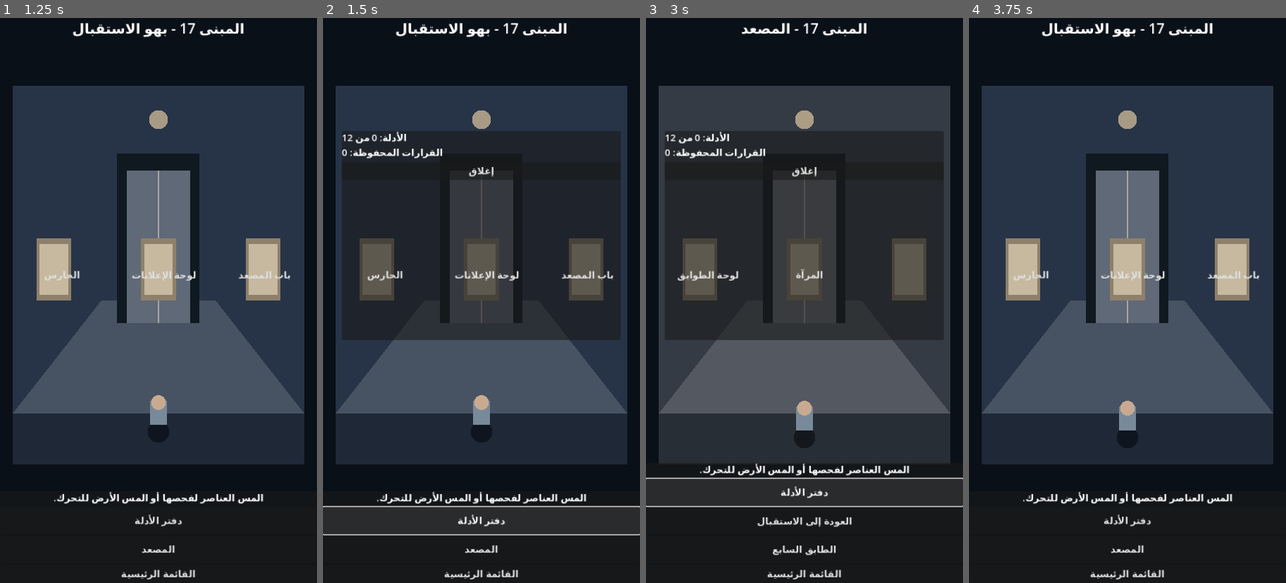
Above: before the commit, frames 1-4 (left to right).
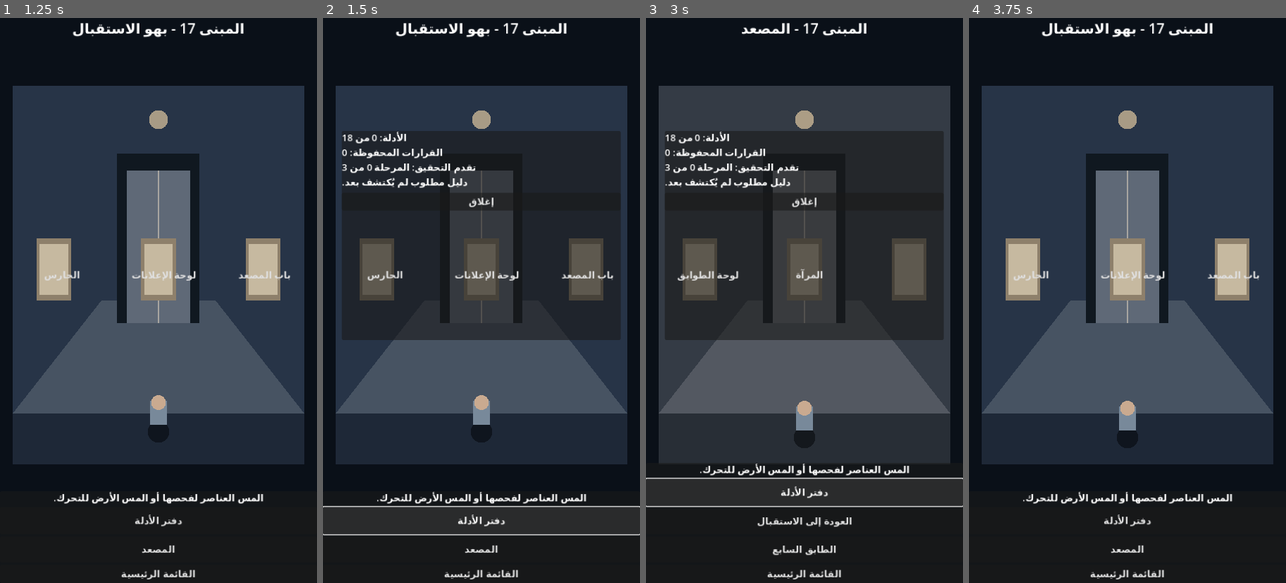
Above: after the commit, the same moments.

Repository: moh-ac-32000-del/Behind-the-Mask.-Private-
Game: Godot game, scene res://scenes/main.tscn
The game is run twice, just before and just after one commit, with the same random seed, the same clock (stepped at 60 frames per second) and the same inputs.
Inputs:
- Up to frame 1 (1.25 s): click "استكشاف المبنى - خمس مناطق" at 0.5 s
- Up to frame 2 (1.5 s): click "دفتر الأدلة" at 1.25 s
- Up to frame 3 (3 s): click "المصعد" at 2 s; click "دفتر الأدلة" at 2.75 s
- Up to frame 4 (3.75 s): click "العودة إلى الاستقبال" at 3.5 s

Frame 1 is identical in both runs. In frame 2, 0.7% of the frame differs, in the area x 6-54%, y 20-34%; in frame 3, 0.7%; in frame 4, nothing differs.

Commit message:
feat: expand exploration to eight interconnected rooms, gated investigation, clue progression and branching endings

Diff:
--- a/scripts/exploration.gd
+++ b/scripts/exploration.gd
@@ -4,9 +4,12 @@
 const ROOMS := {
  "lobby": {"title":"بهو الاستقبال", "color":"#273447", "exits":{"lift":"المصعد"}, "objects":{"guard":"الحارس", "board":"لوحة الإعلانات", "lift":"باب المصعد"}},
  "lift": {"title":"المصعد", "color":"#343b45", "exits":{"lobby":"العودة إلى الاستقبال", "hall":"الطابق السابع"}, "objects":{"panel":"لوحة الطوابق", "mirror":"المرآة"}},
- "hall": {"title":"ممر الطابق السابع", "color":"#29353a", "exits":{"lift":"المصعد", "apartment":"الشقة 703", "records":"غرفة السجلات"}, "objects":{"door":"باب مخدوش", "camera":"كاميرا المراقبة"}},
+ "hall": {"title":"ممر الطابق السابع", "color":"#29353a", "exits":{"lift":"المصعد", "apartment":"الشقة 703", "records":"غرفة السجلات", "stairwell":"درج الطوارئ"}, "objects":{"door":"باب مخدوش", "camera":"كاميرا المراقبة"}},
  "apartment": {"title":"الشقة 703", "color":"#40383d", "exits":{"hall":"العودة إلى الممر"}, "objects":{"phone":"هاتف مجهول", "letter":"رسالة مطوية", "window":"النافذة"}},
- "records": {"title":"غرفة السجلات", "color":"#34342d", "exits":{"hall":"العودة إلى الممر"}, "objects":{"cabinet":"خزانة الملفات", "terminal":"الحاسوب", "file":"الملف 17"}}
+ "records": {"title":"غرفة السجلات", "color":"#34342d", "exits":{"hall":"العودة إلى الممر"}, "objects":{"cabinet":"خزانة الملفات", "terminal":"الحاسوب", "file":"الملف 17"}},
+ "stairwell":{"title":"درج الطوارئ", "color":"#252d33", "exits":{"hall":"الممر", "roof":"السطح"}, "objects":{"chalk":"رسالة على الجدار", "steps":"آثار أقدام"}},
+ "roof":{"title":"سطح المبنى", "color":"#202c3c", "exits":{"stairwell":"الدرج", "maintenance":"غرفة الصيانة"}, "objects":{"antenna":"هوائي الإرسال", "sky":"الأفق"}},
+ "maintenance":{"title":"غرفة الصيانة", "color":"#3b3430", "exits":{"roof":"السطح"}, "objects":{"switch":"قاطع الكهرباء", "recorder":"جهاز التسجيل"}}
 }
 const ITEMS := {
  "board":{"title":"قصاصة الإعلان", "text":"تاريخ ممحو، ورمز صغير: مرآة 17.", "choice":"نسخ الإعلان"},
@@ -20,6 +23,12 @@
  "terminal":{"title":"الحاسوب", "text":"شاشة تعرض مشروع المرآة وحالة التجربة: نشطة.", "choice":"حفظ سجل التجربة"},
  "file":{"title":"الملف 17", "text":"يحمل الملف اسم الزائر وتاريخ وصول لم يحدث بعد.", "choice":"فتح الملف"},
  "panel":{"title":"لوحة الطوابق", "text":"زر الطابق السابع مضاء دون أن تضغطه.", "choice":"فحص اللوحة"},
+ "chalk":{"title":"الكتابة على الجدار","text":"لا تنظر إلى وجهك مرتين.","choice":"تصوير العبارة"},
+ "steps":{"title":"آثار أقدام","text":"آثار حذاء مبلل تصعد نحو السطح ولا تعود.","choice":"تتبع الآثار"},
+ "antenna":{"title":"هوائي الإرسال","text":"هوائي قديم يرسل إشارة كل سبع عشرة ثانية.","choice":"تسجيل التردد"},
+ "sky":{"title":"الأفق","text":"تبدو المدينة هادئة بصورة غير طبيعية.","choice":"تسجيل المشهد"},
+ "switch":{"title":"قاطع الكهرباء","text":"خط الطاقة الخاص بغرفة السجلات يعمل رغم انقطاع الكهرباء.","choice":"فحص الأسلاك"},
+ "recorder":{"title":"جهاز التسجيل","text":"صوتك يتحدث في تسجيل مؤرخ بالغد.","choice":"نسخ التسجيل"},
  "guard":{"title":"الحارس", "text":"الحارس: لا أذكر أنني رأيتك من قبل. ثم يهمس: لا تعد إلى الطابق السابع.", "choice":"سؤاله عن المشروع"}
 }
 var room := "lobby"
@@ -37,6 +46,9 @@
 var journal_panel: PanelContainer
 var journal_text: Label
 var exit_box: VBoxContainer
+var chapter_stage := 0
+var finale := ""
+const REQUIRED_CLUES := ["board", "phone", "terminal", "file", "recorder"]
 
 func _ready() -> void:
  var font_path := "res://assets/fonts/NotoSansArabic-Regular.ttf"
@@ -157,6 +169,7 @@
 
 func _render_room() -> void:
  title_label.text = "المبنى 17 - " + str(ROOMS[room]["title"])
+ _update_stage()
  info_label.text = "المس العناصر لفحصها أو المس الأرض للتحرك."
  for button in scene_buttons:
   button.queue_free()
@@ -202,12 +215,21 @@
  var item: Dictionary = ITEMS[key]
  action_text.text = str(item["title"]) + "\n" + str(item["text"])
  _clear_actions()
+ if key == "file" and not discovered.has("terminal"):
+  action_text.text += "\nالملف مقفل. ابحث عن سجل المشروع في الحاسوب أولًا."
+ elif key == "file" and discovered.has("terminal"):
+  action_text.text += "\nرقم الملف يطابق رقم التجربة. الاسم الموجود بداخله هو اسمك."
+ if key == "recorder" and discovered.has("file"):
+  action_text.text += "\nالتسجيل يشير إلى أن نسخة أخرى منك وصلت قبلك."
  _action_button(str(item["choice"]),func():
   decisions[key] = str(item["choice"])
   info_label.text = "تم تسجيل القرار في دفتر الأدلة."
+  _update_stage()
   _save()
   action_panel.hide()
  )
+ if key == "recorder" and _all_clues_found():
+  _action_button("واجه الحقيقة",func(): _ending_dialogue())
  _action_button("إغلاق",func(): action_panel.hide())
  action_panel.show()
  _save()
@@ -225,6 +247,12 @@
 
 func _change_room(next_room: String) -> void:
  if not ROOMS.has(next_room):
+  return
+ if next_room == "records" and not discovered.has("camera"):
+  info_label.text = "غرفة السجلات مغلقة. ابحث عن كاميرا المراقبة في الممر."
+  return
+ if next_room == "maintenance" and not discovered.has("antenna"):
+  info_label.text = "باب الصيانة لا يفتح. افحص هوائي السطح أولًا."
   return
  room = next_room
  pending = ""
@@ -242,6 +270,13 @@
   if ITEMS.has(key):
    lines.append("• " + str(ITEMS[key]["title"]))
  lines.append("القرارات المحفوظة: %d" % decisions.size())
+ lines.append("تقدم التحقيق: المرحلة %d من 3" % chapter_stage)
+ for clue in REQUIRED_CLUES:
+  if not discovered.has(clue):
+   lines.append("دليل مطلوب لم يُكتشف بعد.")
+   break
+ if not finale.is_empty():
+  lines.append("نهاية التحقيق: " + finale)
  if discovered.has("file") and discovered.has("terminal"):
   lines.append("اكتشاف: بيانات الملف 17 مرتبطة بمشروع المرآة.")
  journal_text.text = "\n".join(lines)
@@ -250,7 +285,7 @@
 func _save() -> void:
  var file := FileAccess.open(SAVE,FileAccess.WRITE)
  if file != null:
-  file.store_string(JSON.stringify({"room":room,"discovered":discovered,"decisions":decisions}))
+  file.store_string(JSON.stringify({"room":room,"discovered":discovered,"decisions":decisions,"chapter_stage":chapter_stage,"finale":finale}))
 
 func _load() -> void:
  if not FileAccess.file_exists(SAVE):
@@ -265,3 +300,42 @@
    room = "lobby"
   discovered = parsed.get("discovered",{})
   decisions = parsed.get("decisions",{})
+  chapter_stage = int(parsed.get("chapter_stage",0))
+  finale = str(parsed.get("finale",""))
+
+func _all_clues_found() -> bool:
+ for clue in REQUIRED_CLUES:
+  if not discovered.has(clue):
+   return false
+ return true
+
+func _update_stage() -> void:
+ var count := 0
+ for clue in REQUIRED_CLUES:
+  if discovered.has(clue):
+   count += 1
+ if count >= 5:
+  chapter_stage = 3
+ elif count >= 3:
+  chapter_stage = 2
+ elif count >= 1:
+  chapter_stage = 1
+ else:
+  chapter_stage = 0
+ if info_label != null and finale.is_empty():
+  info_label.text = "التحقيق: %d من %d أدلة رئيسية" % [count,REQUIRED_CLUES.size()]
+
+func _ending_dialogue() -> void:
+ action_text.text = "صوت التسجيل يقول: أنت لم تدخل المبنى للمرة الأولى. ماذا ستفعل بالحقيقة؟"
+ _clear_actions()
+ _action_button("أكشف المشروع للسكان",func(): _finish("كشف الحقيقة"))
+ _action_button("أخفي الملف وأبحث عن النسخة الأخرى",func(): _finish("البحث عن النسخة"))
+ _action_button("تراجع الآن",func(): action_panel.hide())
+
+func _finish(result: String) -> void:
+ finale = result
+ decisions["finale"] = result
+ action_text.text = "نهاية الفصل التجريبي: " + result + "\nلكن من الذي كان يراقب قراراتك؟"
+ _clear_actions()
+ _action_button("إغلاق",func(): action_panel.hide())
+ _save()
